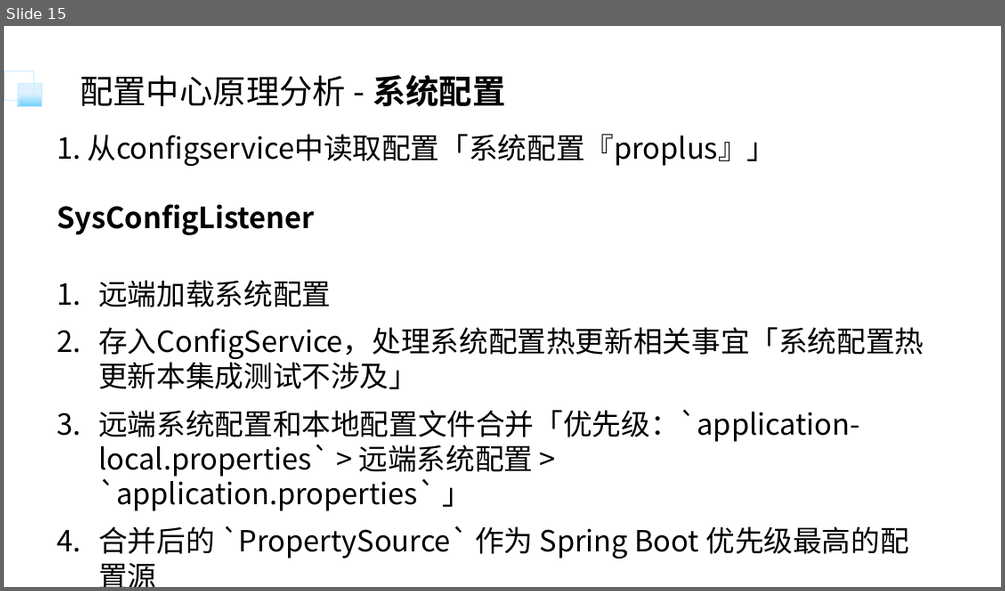
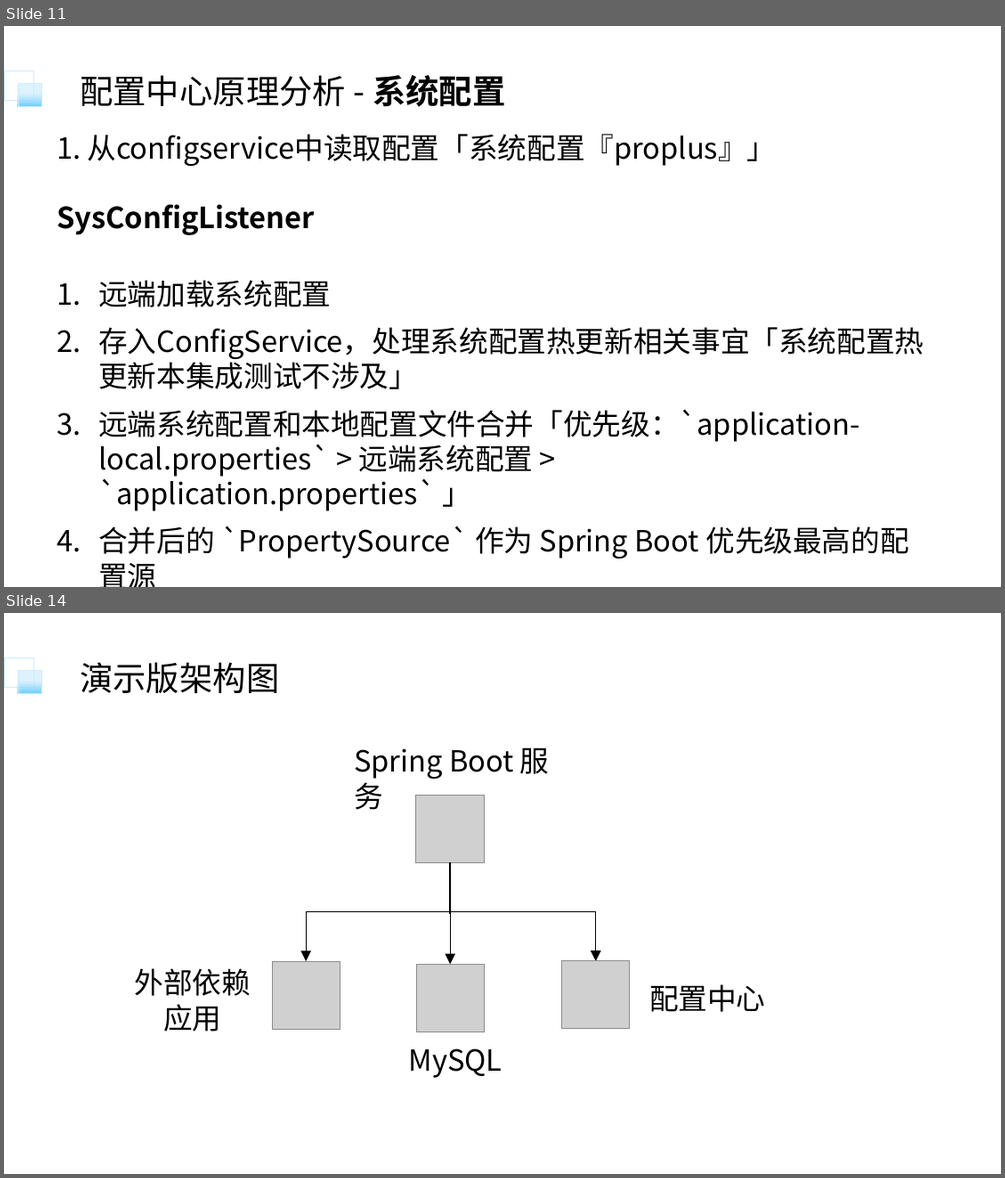
Before and after one commit to bitkylin/featureLab, a slide deck: learning/流程引擎断网环境下集成测试的实践/分享/流程引擎断网环境下集成测试的实践.pptx. Shown one above the other, each under a label of ours: slide 15 before the commit, slides 11 and 14 after it; the slides between them are not shown. The pictures are 1005x591 and 1005x1178 pixels, drawn with LibreOffice and Linux fonts; fonts in the diff are those of the drawing; grey boxes stand for pictures. Boxes give left, top, right and bottom in pixels: in the first picture for what was removed or moved away, otherwise in the second. Text is boxed around its words. In the diff, an @@ line names an element or a change of style, - is before the commit and + after.

```diff
--- a/learning/流程引擎断网环境下集成测试的实践/分享/流程引擎断网环境下集成测试的实践.pptx
+++ b/learning/流程引擎断网环境下集成测试的实践/分享/流程引擎断网环境下集成测试的实践.pptx
@@ slide 14 added at (x1=4, y1=613, x2=1001, y2=1174), background #FFFFFF; not listed: 2 template elements that a slide beside it also shows @@
@@ title added at (x1=80, y1=662, x2=279, y2=693), 32 pt, text #000000 @@
+演示版架构图
@@ group added at (x1=135, y1=747, x2=766, y2=1078): 4 pictures, 4 texts, 3 elbow arrows @@
+外部依赖
+应用
+MySQL
+Spring Boot 服务
+配置中心
@@ what was slide 15 is now slide 11 @@
```
Also in this commit, not shown: 9 slides changed, 1 other slide added, 3 slides removed, 5 other files.
